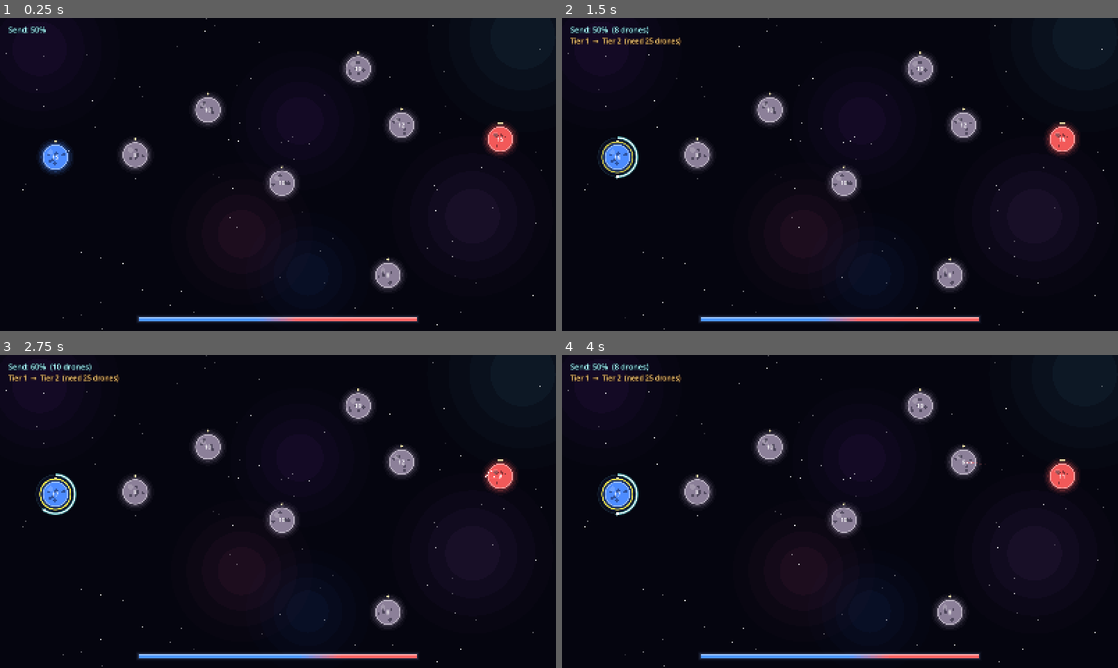
Above: before the commit, frames 1-4 (two rows, left to right).
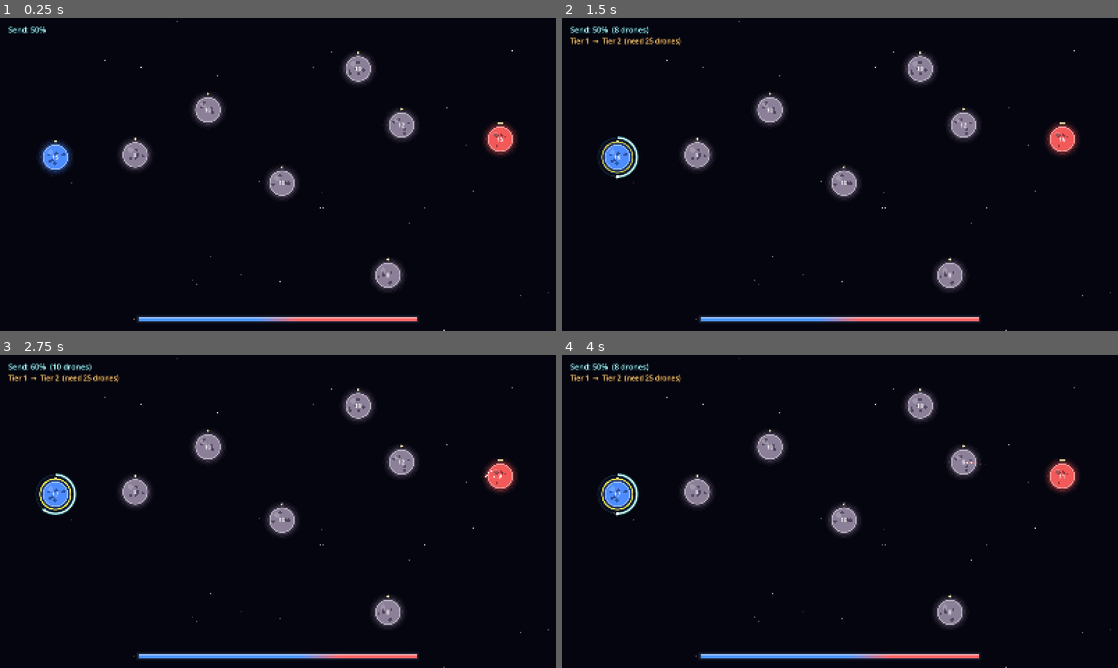
Above: after the commit, the same moments.

Repository: zacid/void-harvester
Game: Godot game, scene res://scenes/Main.tscn
Same seed, same stepped clock (60 frames per second), same inputs: the game is played once before the commit and once after it.
Inputs (mouse positions are in pixels of both pictures, inside the frame that each line leads up to):
- Up to frame 1 (0.25 s): no input
- Up to frame 2 (1.5 s): tap Enter at 0.5 s; move the mouse to (617, 155) at 0.52 s; hold Up 0.53-1.28 s; tap R at 0.6, 1.35 s; click (617, 155) at 0.67 s; tap Space at 1.25 s; move the mouse to (845, 183) at 1.27 s; hold Down from 1.28 s (still down); click (845, 183) at 1.42 s
- Up to frame 3 (2.75 s): tap Enter at 2 s; move the mouse to (389, 611) at 2.02 s; release Down at 2.03 s; hold Up from 2.03 s (still down); tap R at 2.1 s; click (389, 611) at 2.17 s
- Up to frame 4 (4 s): tap Space at 2.75 s; move the mouse to (962, 461) at 2.77 s; tap R at 2.85, 3.6 s; click (962, 461) at 2.92 s; tap Enter at 3.5 s; move the mouse to (695, 492) at 3.52 s; release Up at 3.53 s; hold Down from 3.53 s (still down); click (695, 492) at 3.67 s

The runs differ from the first frame. In frame 1, 0.1% of the frame differs, in the area x 1-99%, y 0-100%; in frame 2, 0.1%; in frame 3, 0.1%; in frame 4, 0.1%.

Commit message:
Extend background + starfield bounds for wide screens

Diff:
--- a/scenes/Main.tscn
+++ b/scenes/Main.tscn
@@ -11,10 +11,10 @@
 fleet_scene = ExtResource("3_fleet")
 
 [node name="Background" type="ColorRect" parent="."]
-offset_left = 0.0
-offset_top = 0.0
-offset_right = 1600.0
-offset_bottom = 900.0
+offset_left = -2000.0
+offset_top = -1000.0
+offset_right = 3600.0
+offset_bottom = 1900.0
 color = Color(0.02, 0.02, 0.06, 1)
 mouse_filter = 2
 
--- a/scripts/starfield.gd
+++ b/scripts/starfield.gd
@@ -1,7 +1,13 @@
 extends Node2D
 
-const STAR_COUNT: int = 320
-const NEBULA_BLOBS: int = 6
+# Generation bounds extend well past the 1600x900 logical viewport so the
+# starfield + nebula keep covering the visible area on wide / ultrawide screens.
+const FIELD_LEFT: float   = -2000.0
+const FIELD_TOP: float    = -1000.0
+const FIELD_RIGHT: float  = 3600.0
+const FIELD_BOTTOM: float = 1900.0
+const STAR_COUNT: int     = 900   # scaled up to keep density consistent over the larger area
+const NEBULA_BLOBS: int   = 14
 
 var stars: Array = []
 var nebula: Array = []
@@ -13,7 +19,7 @@
 	rng.randomize()
 	for i in range(STAR_COUNT):
 		stars.append({
-			"pos": Vector2(rng.randf() * 1600.0, rng.randf() * 900.0),
+			"pos": Vector2(rng.randf_range(FIELD_LEFT, FIELD_RIGHT), rng.randf_range(FIELD_TOP, FIELD_BOTTOM)),
 			"size": rng.randf_range(0.4, 1.9),
 			"alpha": rng.randf_range(0.25, 0.95),
 			"speed": rng.randf_range(0.6, 2.4),
@@ -29,7 +35,7 @@
 	]
 	for i in range(NEBULA_BLOBS):
 		nebula.append({
-			"pos": Vector2(rng.randf() * 1600.0, rng.randf() * 900.0),
+			"pos": Vector2(rng.randf_range(FIELD_LEFT, FIELD_RIGHT), rng.randf_range(FIELD_TOP, FIELD_BOTTOM)),
 			"radius": rng.randf_range(160.0, 280.0),
 			"color": hues[i % hues.size()]
 		})
Binary file changed: docs/index.icon.png
Not shown, changed: docs/index.html
Not shown, changed: docs/index.pck
